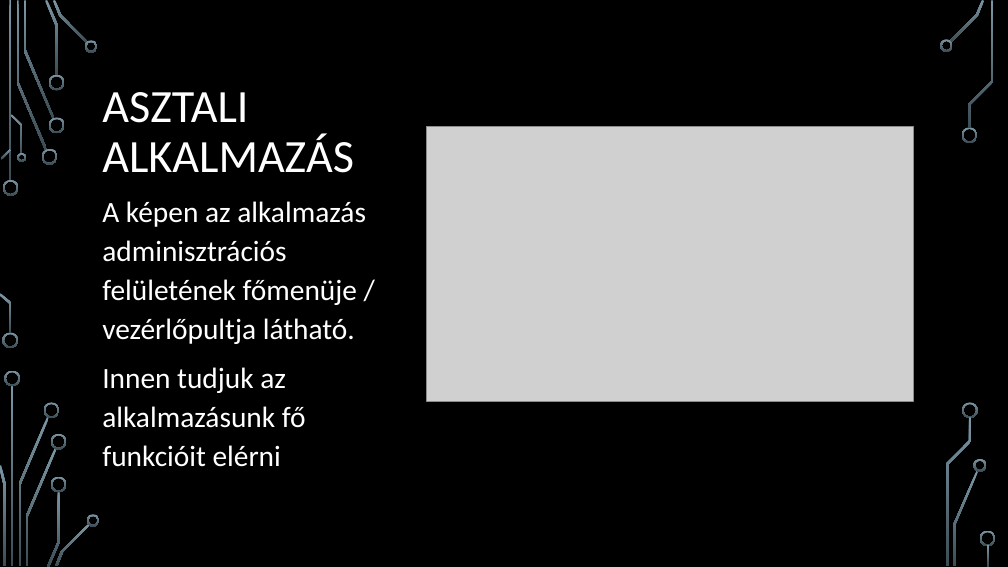
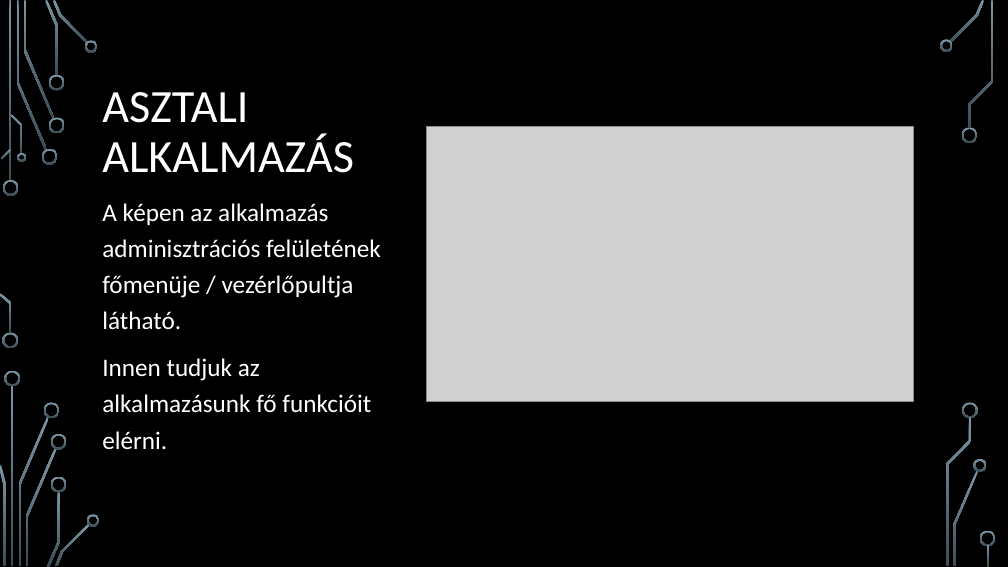
Before and after one commit to MrTahil/hotel, a slide deck: slide 11 of HMZ-rt.pptx. Drawn at 1008x567 pixels with LibreOffice and Linux fonts; fonts in the diff are those of the drawing; grey boxes stand for pictures; background and template pictures are left out. Boxes give left, top, right and bottom in pixels: in the first picture for what was removed or moved away, otherwise in the second. Text is boxed around its words. In the diff, an @@ line names an element or a change of style, - is before the commit and + after.

```diff
--- a/HMZ-rt.pptx
+++ b/HMZ-rt.pptx
@@ text at [102,203,381,330]: size 28 to 24 pt in "A képen az alkalmazás adminisztrációs felületének főmenüje ..."; line spacing 1.1 to 1.2 @@
@@ text at [102,358,371,449]: text changed; size 28 to 24 pt @@
-Innen tudjuk az alkalmazásunk fő funkcióit elérni
+Innen tudjuk az alkalmazásunk fő funkcióit elérni.
```
Also in this commit, not shown: 18 other slides changed.
